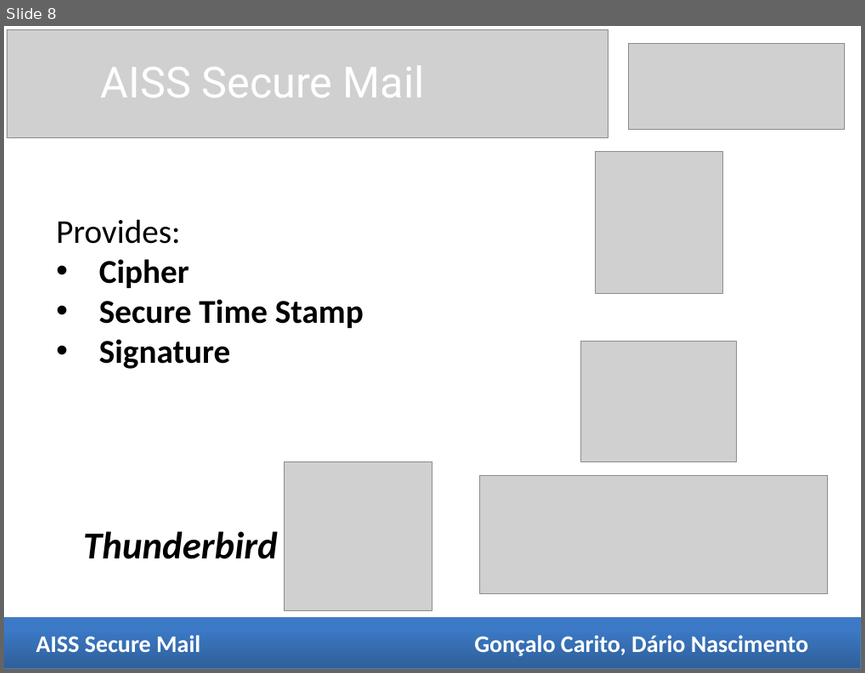
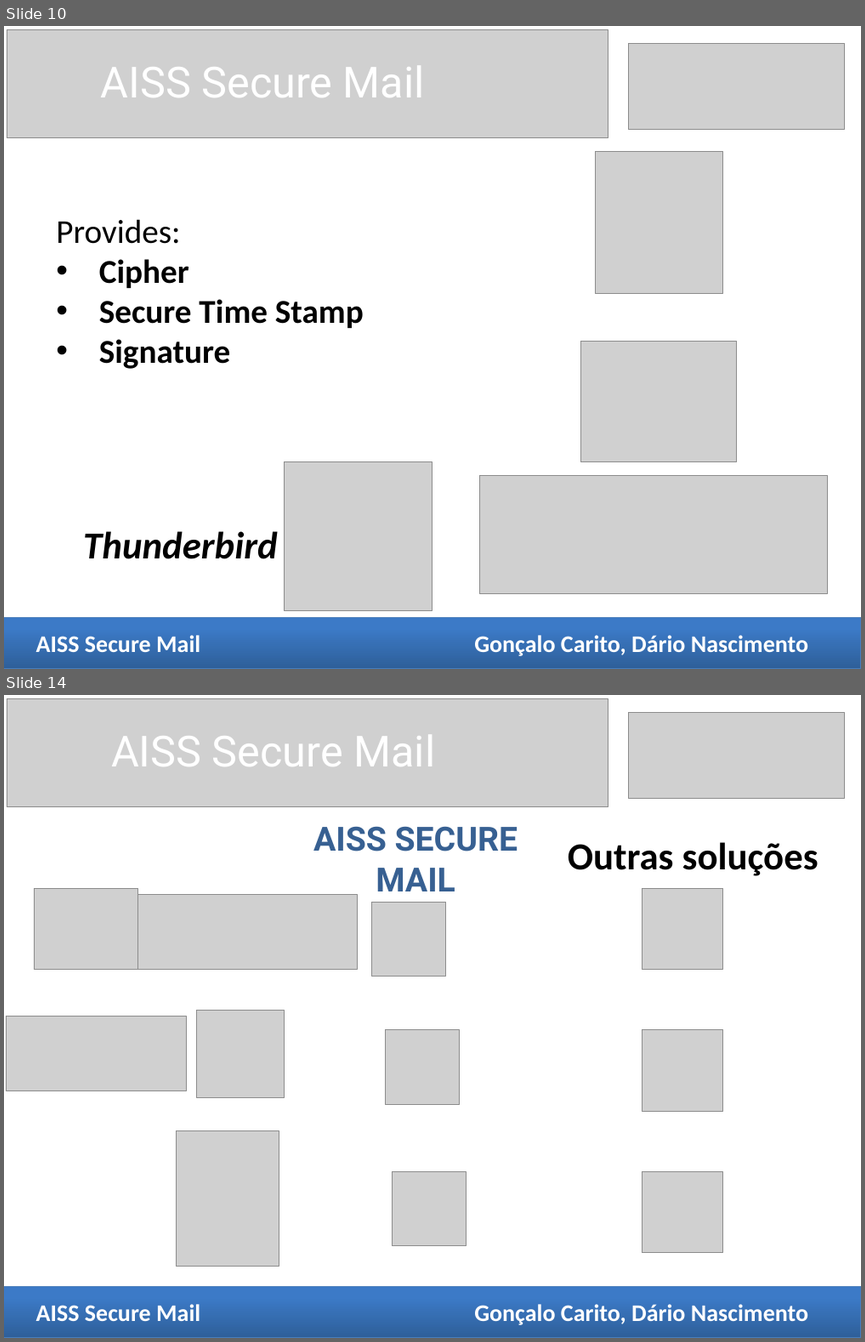
Before and after one commit to dnascimento/AISSProject, a slide deck: Apresentacoes/Comercial/Apresentação.pptx. Shown one above the other, each under a label of ours: slide 8 before the commit, slides 10 and 14 after it; the slides between them are not shown. The pictures are 865x673 and 865x1342 pixels, drawn with LibreOffice and Linux fonts; fonts in the diff are those of the drawing; grey boxes stand for pictures. Boxes give left, top, right and bottom in pixels: in the first picture for what was removed or moved away, otherwise in the second. Text is boxed around its words. In the diff, an @@ line names an element or a change of style, - is before the commit and + after.

```diff
--- a/Apresentacoes/Comercial/Apresentação.pptx
+++ b/Apresentacoes/Comercial/Apresentação.pptx
@@ slide 14 added at [4, 695, 861, 1338], background #FFFFFF @@
@@ picture added at [7, 699, 608, 807] @@
@@ picture added at [628, 713, 844, 799] @@
@@ text added at [111, 735, 435, 766], 36 pt, text #FFFFFF @@
+AISS Secure Mail
@@ text added at [313, 826, 518, 891], 28 pt, text #376092, bold @@
+AISS SECURE MAIL
@@ text added at [568, 842, 818, 876], 32 pt, text #000000, bold @@
+Outras soluções
@@ picture added at [34, 888, 137, 969] @@
@@ picture added at [136, 894, 358, 970] @@
@@ picture added at [642, 888, 722, 969] @@
@@ picture added at [371, 902, 446, 976] @@
@@ picture added at [6, 1016, 186, 1091] @@
@@ picture added at [196, 1009, 284, 1097] @@
@@ picture added at [386, 1030, 460, 1105] @@
@@ picture added at [642, 1030, 722, 1111] @@
@@ picture added at [177, 1131, 279, 1266] @@
@@ picture added at [392, 1171, 466, 1246] @@
@@ picture added at [642, 1171, 722, 1252] @@
@@ rectangle added at [4, 1287, 861, 1338], fill gradient #2F5F99 to #3D7CC7 to #3A7CCB, outline #4B7EBC 0.75 pt @@
@@ text added at [36, 1304, 200, 1321], 20 pt, text #FFFFFF, bold @@
+AISS Secure Mail
@@ text added at [474, 1304, 808, 1325], 20 pt, text #FFFFFF, bold @@
+Gonçalo Carito, Dário Nascimento
@@ what was slide 8 is now slide 10 @@
```
Also in this commit, not shown: 10 slides changed, 2 other slides added, 2 other files.
